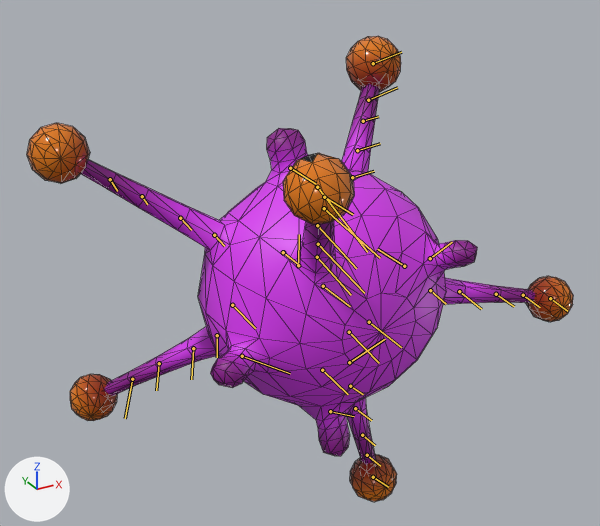
An edit to the glTF model BaseFramework 3D/Asset/Models/Enemy/Beholder/Beholder.gltf, drawn before and after from the same camera.
The view is the same before and after, from a 50 mm camera at (-1.31, -2.23, 2.67) aimed at (0.14, 0.42, 1.35). Arrows for +X, +Y and +Z are at lower left; the lights stay in place. The first picture is the older version. The bones that change, and the others that lie on the model, are drawn over the model as lines. Mesh edges are drawn as thin lines.

In view in the first picture: 'BeholderMesh'.
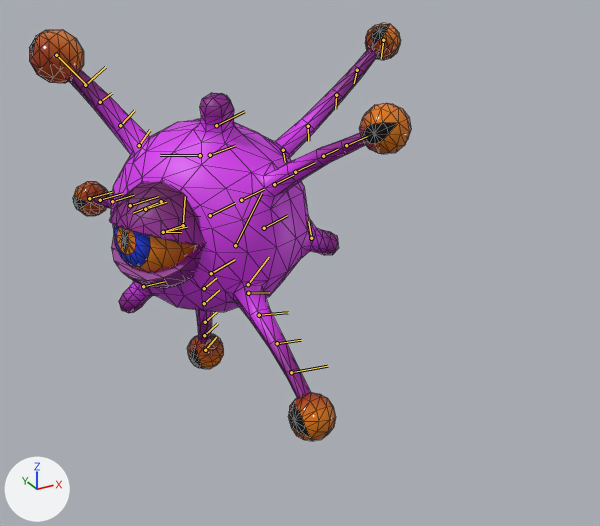
The newer file adds an action. The first version stands in its rest pose; the second is drawn at frame 11 of the action 'NormalAttack'.

Location of each change, (x1, y1, x2, y2) in pixels of the pictures (600 x 526 px):
'BeholderMesh', posed (30% narrower, 10% shorter)
    before: (27, 36, 573, 502)
    after: (29, 23, 411, 441)
bone 'Root', root to tip
    before: (349, 362) to (385, 339)
    after: (235, 245) to (261, 193)
bone 'BottomBodyCTRL', root to tip
    before: (322, 370) to (348, 394)
    after: (211, 273) to (235, 259)
bone 'EyeCTRL', root to tip
    before: (298, 265) to (299, 234)
    after: (183, 225) to (185, 196)
bone 'EyeBallCTRL', root to tip
    before: (283, 252) to (298, 264)
    after: (163, 232) to (187, 227)
bone 'UpperEyelidCTRL', root to tip
    before: (283, 252) to (298, 264)
    after: (163, 232) to (181, 232)
bone 'LeftBodyCTRL', root to tip
    before: (232, 305) to (255, 328)
    after: (264, 228) to (287, 215)
bone 'Process01', root to tip
    before: (290, 168) to (316, 184)
    after: (216, 125) to (244, 111)
bone 'Process05', root to tip
    before: (430, 258) to (452, 242)
    after: (200, 155) to (160, 155)
bone 'RearBodyCTRL', root to tip
    before: (369, 322) to (401, 347)
    after: (241, 200) to (264, 189)
bone 'RightBodyCTRL', root to tip
    before: (404, 266) to (377, 249)
    after: (161, 201) to (133, 213)
bone 'TentacleA01', root to tip
    before: (214, 235) to (224, 246)
    after: (274, 184) to (293, 175)
bone 'TentacleA02', root to tip
    before: (180, 218) to (191, 230)
    after: (295, 172) to (315, 162)
bone 'TentacleA03', root to tip
    before: (142, 196) to (147, 204)
    after: (323, 156) to (338, 149)
bone 'TentacleA04', root to tip
    before: (110, 179) to (117, 191)
    after: (346, 145) to (367, 136)
bone 'TentacleB01', root to tip
    before: (217, 335) to (217, 357)
    after: (248, 293) to (269, 292)
bone 'TentacleB02', root to tip
    before: (193, 348) to (191, 379)
    after: (259, 315) to (288, 312)
bone 'TentacleB03', root to tip
    before: (159, 363) to (156, 390)
    after: (277, 343) to (301, 340)
bone 'TentacleB04', root to tip
    before: (132, 379) to (125, 418)
    after: (291, 372) to (327, 366)
bone 'TentacleC01', root to tip
    before: (350, 386) to (363, 394)
    after: (204, 288) to (216, 278)
bone 'TentacleC02', root to tip
    before: (355, 408) to (371, 420)
    after: (204, 303) to (219, 290)
bone 'TentacleC03', root to tip
    before: (362, 435) to (375, 445)
    after: (205, 322) to (216, 312)
bone 'TentacleC04', root to tip
    before: (367, 455) to (380, 466)
    after: (204, 335) to (217, 323)
bone 'TentacleC05', root to tip
    before: (373, 477) to (388, 487)
    after: (205, 350) to (216, 337)
bone 'TentacleD01', root to tip
    before: (430, 290) to (446, 304)
    after: (145, 209) to (166, 202)
bone 'TentacleD02', root to tip
    before: (459, 291) to (481, 309)
    after: (130, 205) to (158, 196)
bone 'TentacleD03', root to tip
    before: (496, 294) to (514, 306)
    after: (112, 201) to (134, 195)
bone 'TentacleD04', root to tip
    before: (523, 295) to (540, 307)
    after: (100, 200) to (122, 193)
bone 'TentacleE01', root to tip
    before: (352, 177) to (374, 171)
    after: (139, 145) to (150, 130)
bone 'TentacleE02', root to tip
    before: (357, 150) to (380, 143)
    after: (120, 125) to (134, 110)
bone 'TentacleE03', root to tip
    before: (363, 121) to (378, 116)
    after: (100, 102) to (112, 93)
bone 'TentacleE04', root to tip
    before: (368, 100) to (397, 87)
    after: (85, 85) to (105, 67)
bone 'TentacleE05', root to tip
    before: (373, 63) to (401, 52)
    after: (56, 55) to (86, 84)
bone 'TentacleF02', root to tip
    before: (318, 244) to (364, 293)
    after: (308, 126) to (308, 141)
bone 'TentacleF04', root to tip
    before: (324, 208) to (380, 258)
    after: (357, 70) to (354, 83)
bone 'TentacleF05', root to tip
    before: (317, 187) to (367, 252)
    after: (383, 40) to (381, 58)
bone 'TopBodyCTRL', root to tip
    before: (324, 197) to (353, 214)
    after: (210, 155) to (235, 145)

The edits, one by one:
Bone 'Root' (bone_root) moves from (0.0, 0.0, 0.0) to (0.766, -0.835, 0.079).
Bone 'Root' (bone_root) turns from (0, 0, 0) to (129, 34, 70) degrees about its own x, y and z.
Bone 'BottomBodyCTRL' (bone_bottombodyctrl) moves from (0.0, 0.0, 0.0) to (0.0, 0.0, 0.059).
Bone 'EyeCTRL' (bone_eyectrl) moves from (0.0, 0.0, 0.0) to (0.0, 0.006, 0.0).
Bone 'EyeCTRL' (bone_eyectrl) turns from (0, 0, 0) to (-1, 0, 4) degrees about its own x, y and z.
Bone 'EyeBallCTRL' (bone_eyeballctrl) turns from (0, 0, 0) to (-2, 0, -10) degrees about its own x, y and z.
Bone 'UpperEyelidCTRL' (bone_uppereyelidctrl) turns from (0, 0, 0) to (-15, 0, 0) degrees about its own x, y and z.
Bone 'LeftBodyCTRL' (bone_leftbodyctrl) moves from (0.0, 0.0, 0.0) to (-0.065, 0.0, 0.0).
Bone 'Process01' (bone_process01) turns from (0, 0, 0) to (0, 0, -7) degrees about its own x, y and z.
Bone 'Process05' (bone_process05) turns from (0, 0, 0) to (0, 9, 0) degrees about its own x, y and z.
Bone 'RearBodyCTRL' (bone_rearbodyctrl) moves from (0.0, 0.0, 0.0) to (0.0, -0.066, 0.0).
Bone 'RightBodyCTRL' (bone_rightbodyctrl) moves from (0.0, 0.0, 0.0) to (0.073, 0.0, 0.0).
Bone 'TentacleA01' (bone_tentaclea01) turns from (0, 0, 0) to (0, -2, 4) degrees about its own x, y and z.
Bone 'TentacleA02' (bone_tentaclea02) turns from (0, 0, 0) to (0, 3, 4) degrees about its own x, y and z.
Bone 'TentacleA03' (bone_tentaclea03) turns from (0, 0, 0) to (0, 4, 2) degrees about its own x, y and z.
Bone 'TentacleA04' (bone_tentaclea04) turns from (0, 0, 0) to (0, -2, 1) degrees about its own x, y and z.
Bone 'TentacleB01' (bone_tentacleb01) turns from (0, 0, 0) to (0, -5, 4) degrees about its own x, y and z.
Bone 'TentacleB02' (bone_tentacleb02) turns from (0, 0, 0) to (0, -1, 2) degrees about its own x, y and z.
Bone 'TentacleB03' (bone_tentacleb03) turns from (0, 0, 0) to (0, 4, 1) degrees about its own x, y and z.
Bone 'TentacleB04' (bone_tentacleb04) turns from (0, 0, 0) to (0, 4, 1) degrees about its own x, y and z.
Bone 'TentacleC01' (bone_tentaclec01) turns from (0, 0, 0) to (0, 2, 1) degrees about its own x, y and z.
Bone 'TentacleC02' (bone_tentaclec02) turns from (0, 0, 0) to (0, -5, 1) degrees about its own x, y and z.
Bone 'TentacleC03' (bone_tentaclec03) turns from (0, 0, 0) to (0, 5, 1) degrees about its own x, y and z.
Bone 'TentacleC04' (bone_tentaclec04) turns from (0, 0, 0) to (0, -5, 0) degrees about its own x, y and z.
Bone 'TentacleC05' (bone_tentaclec05) turns from (0, 0, 0) to (0, -10, 0) degrees about its own x, y and z.
Bone 'TentacleD01' (bone_tentacled01) turns from (0, 0, 0) to (0, 3, 3) degrees about its own x, y and z.
Bone 'TentacleD02' (bone_tentacled02) turns from (0, 0, 0) to (0, -1, 3) degrees about its own x, y and z.
Bone 'TentacleD03' (bone_tentacled03) turns from (0, 0, 0) to (0, -3, 2) degrees about its own x, y and z.
Bone 'TentacleD04' (bone_tentacled04) turns from (0, 0, 0) to (0, 2, 0) degrees about its own x, y and z.
Bone 'TentacleE01' (bone_tentaclee01) turns from (0, 0, 0) to (0, 1, 4) degrees about its own x, y and z.
Bone 'TentacleE02' (bone_tentaclee02) turns from (0, 0, 0) to (0, -2, 3) degrees about its own x, y and z.
Bone 'TentacleE03' (bone_tentaclee03) turns from (0, 0, 0) to (0, -6, 2) degrees about its own x, y and z.
Bone 'TentacleE04' (bone_tentaclee04) turns from (0, 0, 0) to (0, -3, 1) degrees about its own x, y and z.
Bone 'TentacleE05' (bone_tentaclee05) turns from (0, 0, 0) to (1, 1, 87) degrees about its own x, y and z.
Bone 'TentacleF02' (bone_tentaclef02) turns from (0, 0, 0) to (0, -5, 0) degrees about its own x, y and z.
Bone 'TentacleF04' (bone_tentaclef04) turns from (0, 0, 0) to (0, -5, 0) degrees about its own x, y and z.
Bone 'TentacleF05' (bone_tentaclef05) turns from (0, 0, 0) to (5, -3, -1) degrees about its own x, y and z.
Bone 'TopBodyCTRL' (bone_topbodyctrl) moves from (0.0, 0.0, 0.0) to (0.0, 0.0, -0.061).
